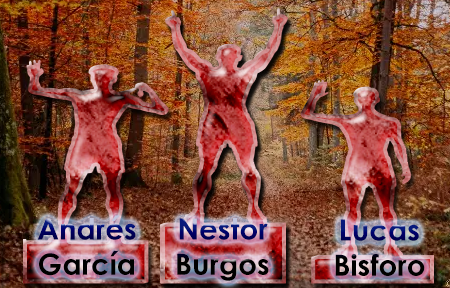
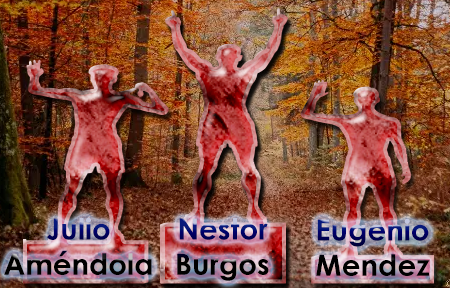
Before/after of a w=450, h=288 layered artwork. What changed in the layer stack:
renamed "Lucas Bisforo" to "Eugenio Mendez", painted on it over [316, 218, 430, 276]
renamed "Andrés García" to "Julio Améndola", painted on it over [4, 215, 152, 276]
